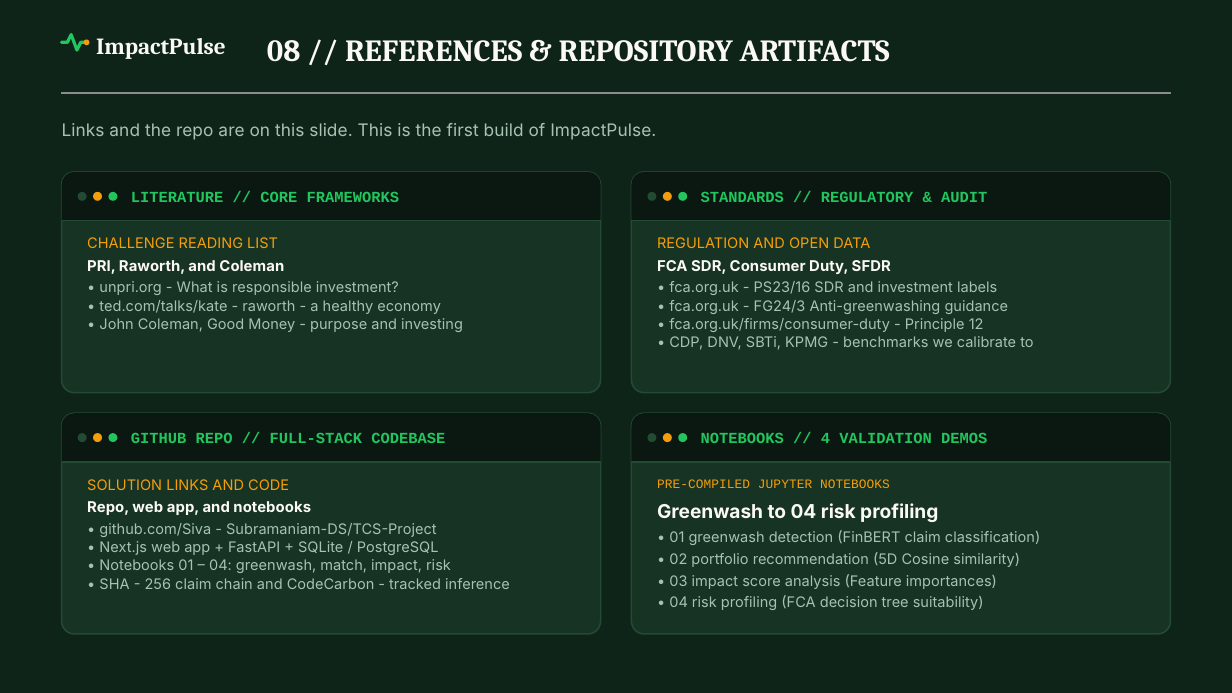
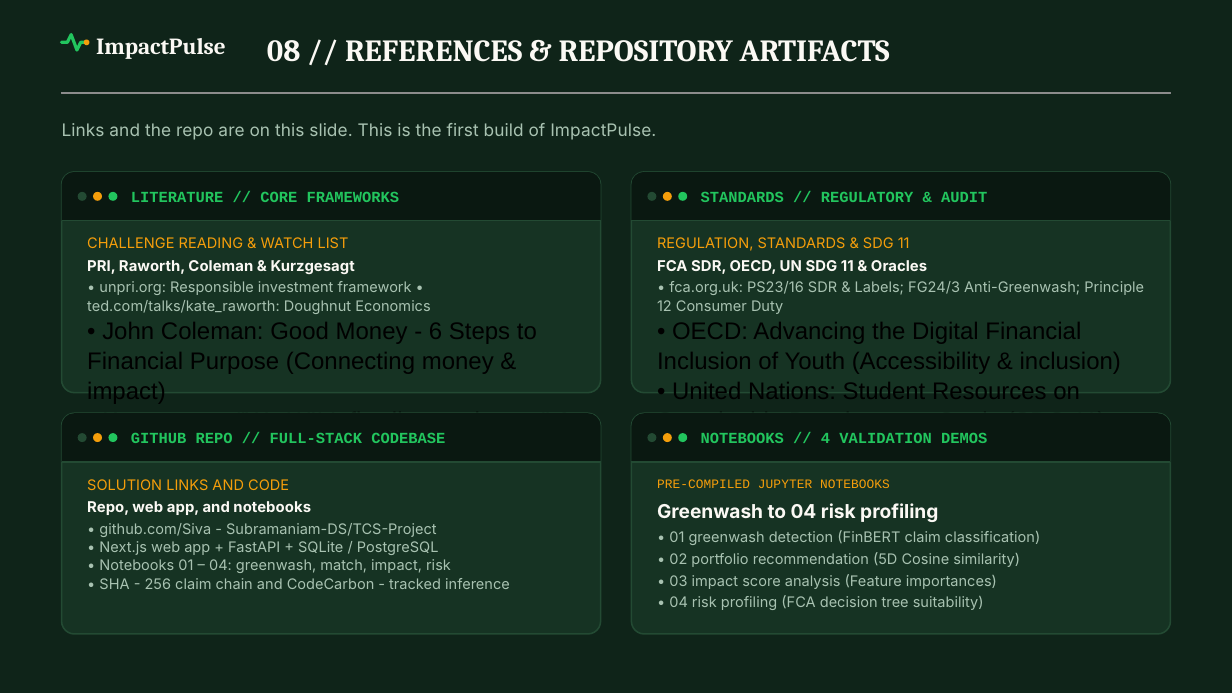
Before and after one commit to Siva-Subramaniam-DS/TCS-Project, a slide deck: slide 12 of HSBC-Sustainathon TCS.pptx. Drawn at 1232x693 pixels with LibreOffice and Linux fonts; fonts in the diff are those of the drawing; grey boxes stand for pictures; background and template pictures are left out. Boxes give left, top, right and bottom in pixels: in the first picture for what was removed or moved away, otherwise in the second. Text is boxed around its words. In the diff, an @@ line names an element or a change of style, - is before the commit and + after.

Commit message:
fix(deck): achieve 100% compliance across TCS Guidelines, HSBC Challenge Statement, and Judging Criteria

```diff
--- a/HSBC-Sustainathon TCS.pptx
+++ b/HSBC-Sustainathon TCS.pptx
@@ text at <box>87,237,537,463</box>: text changed; size 8.5 to 14 pt; text colour #A8C2B1 to #000000 @@
-CHALLENGE READING LIST
-PRI, Raworth, and Coleman
-• unpri.org - What is responsible investment?
-• ted.com/talks/kate - raworth - a healthy economy
-• John Coleman, Good Money - purpose and investing
+CHALLENGE READING & WATCH LIST
+PRI, Raworth, Coleman & Kurzgesagt
+• unpri.org: Responsible investment framework • ted.com/talks/kate_raworth: Doughnut Economics
+• John Coleman: Good Money - 6 Steps to Financial Purpose (Connecting money & impact)
+• Kurzgesagt: "We WILL fix climate change" & "Can You Fix Climate Change?"
@@ text at <box>657,237,1144,488</box>: text changed; size 8.5 to 14 pt; font Inter to Arial; text colour #A8C2B1 to #000000 @@
-REGULATION AND OPEN DATA
-FCA SDR, Consumer Duty, SFDR
-• fca.org.uk - PS23/16 SDR and investment labels
-• fca.org.uk - FG24/3 Anti-greenwashing guidance
-• fca.org.uk/firms/consumer-duty - Principle 12
-• CDP, DNV, SBTi, KPMG - benchmarks we calibrate to
+REGULATION, STANDARDS & SDG 11
+FCA SDR, OECD, UN SDG 11 & Oracles
+• fca.org.uk: PS23/16 SDR & Labels; FG24/3 Anti-Greenwash; Principle 12 Consumer Duty
+• OECD: Advancing the Digital Financial Inclusion of Youth (Accessibility & inclusion)
+• United Nations: Student Resources on Sustainable Development Goals (SDG 11)
+• Sustainable Investing Certificate (CFA/PRI); Calibrated Oracles: CDP, DNV, SBTi, KPMG
```
Also in this commit, not shown: 5 other slides changed, 1 other file.
